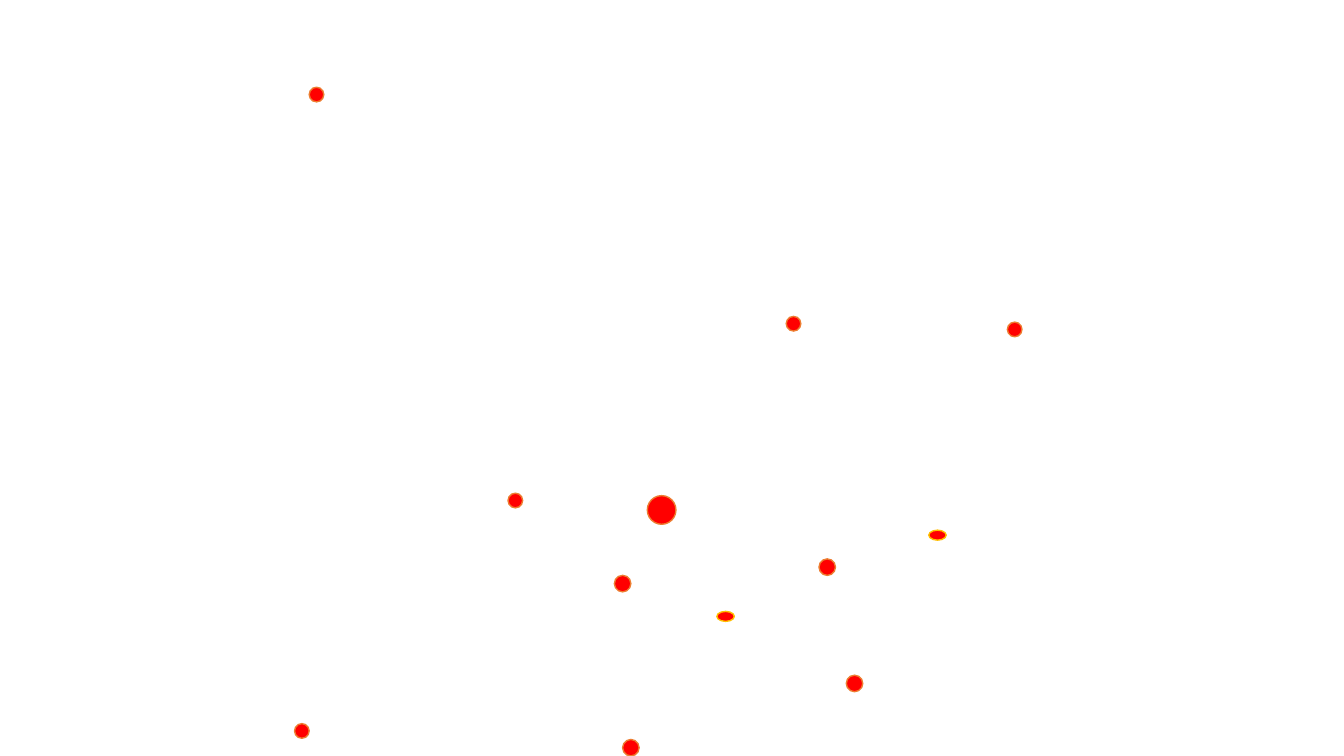
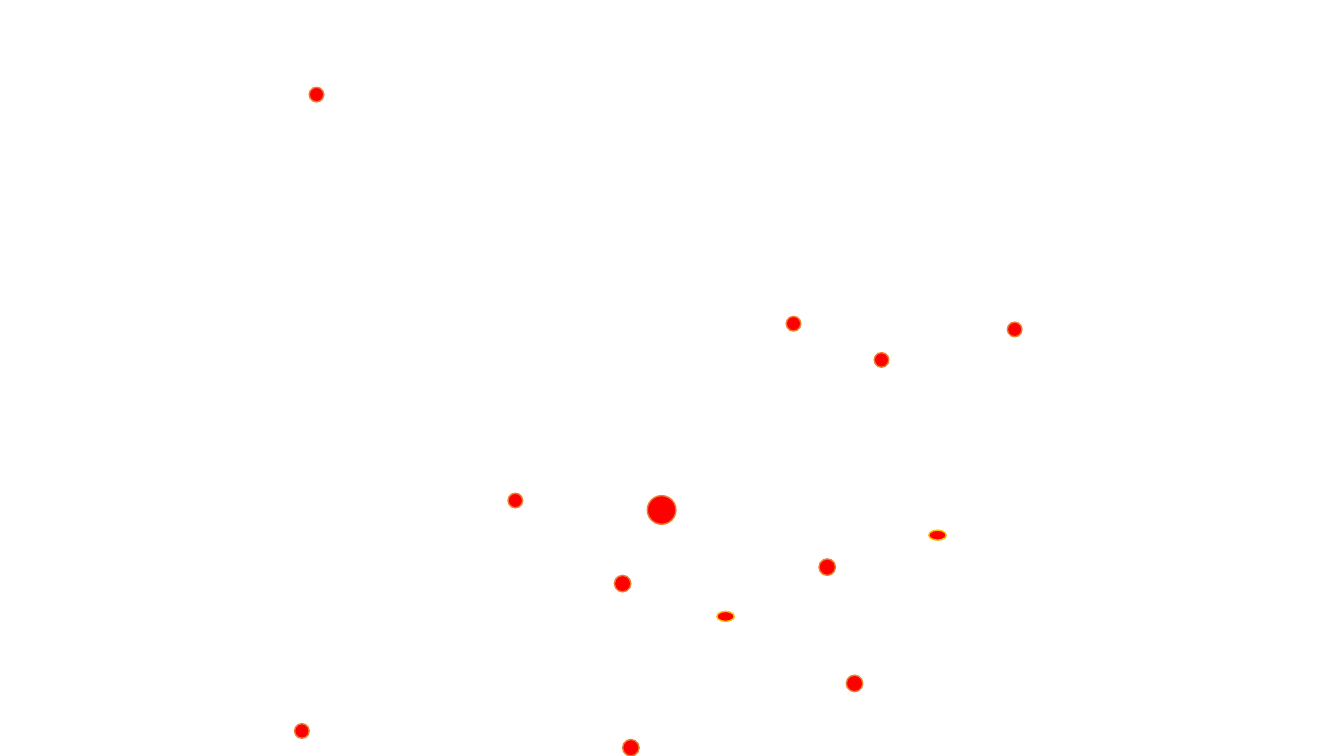
Before and after one commit to caroan/MyWebStudy, a slide deck: slide 1 of 교육상황.pptx (slide 2 before the commit). Drawn at 1344x756 pixels with LibreOffice and Linux fonts; fonts in the diff are those of the drawing; background and template pictures are left out. Boxes give left, top, right and bottom in pixels: in the first picture for what was removed or moved away, otherwise in the second. Text is boxed around its words. In the diff, an @@ line names an element or a change of style, - is before the commit and + after.

```diff
--- a/교육상황.pptx
+++ b/교육상황.pptx
@@ ellipse added at (874, 353, 889, 368), fill #FF0000, outline #ED7D31 1 pt @@
```
Also in this commit, not shown: 1 slide added, 1 slide removed, 1 other file.
